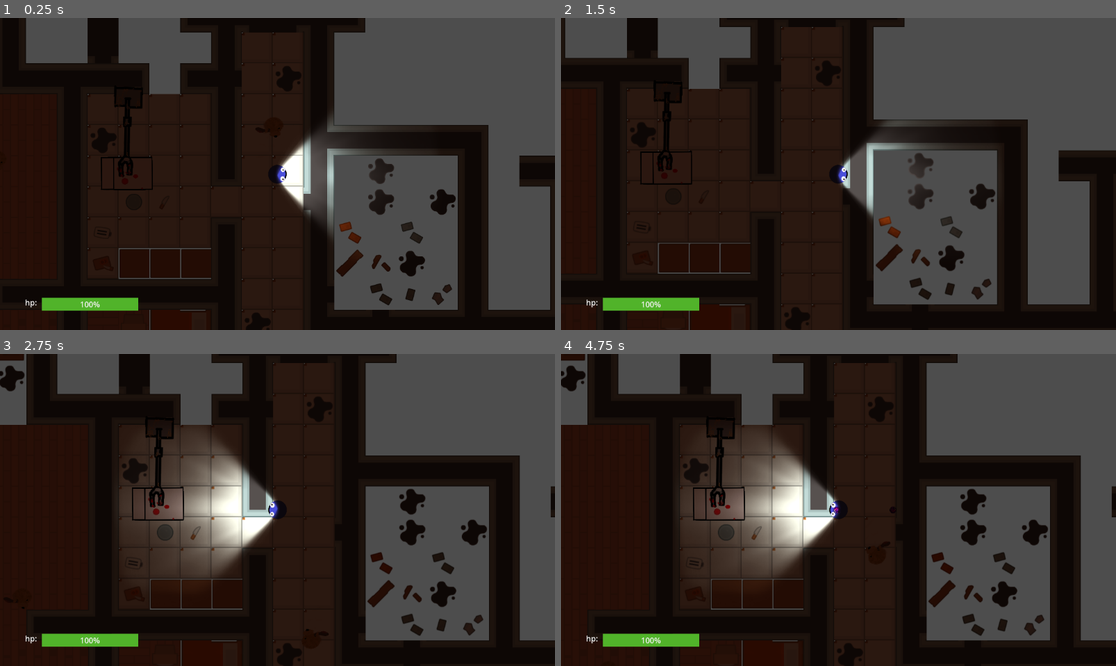
Above: before the commit, frames 1-4 (two rows, left to right).
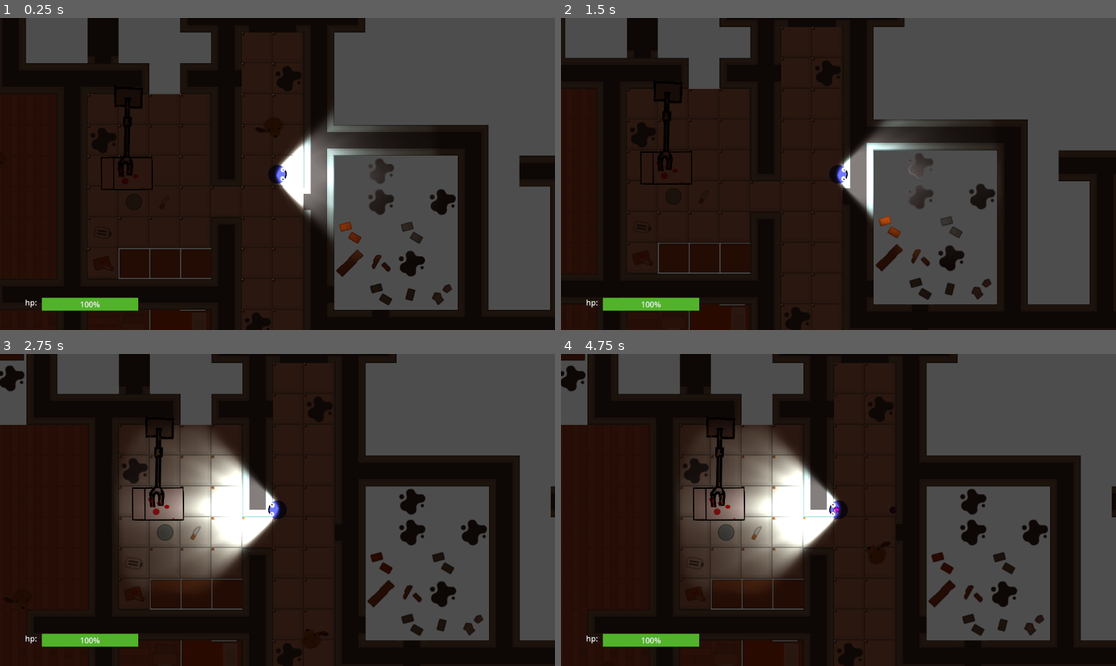
Above: after the commit, the same moments.

Repository: Tvorba-her-v-pohybu/cookie-monster
Game: Godot game, scene res://main.tscn
Two runs of this game, one before a commit and one after it. Both use one fixed random seed, a clock stepped at 60 frames per second and the inputs below.
Inputs:
- Up to frame 1 (0.25 s): no input
- Up to frame 2 (1.5 s): tap Enter at 0.5 s; hold X (attack) 0.53-1.28 s; hold Right (ui_right) from 0.53 s (still down); tap Space (jump) at 0.77 s; tap C (shoot) at 1.35 s
- Up to frame 3 (2.75 s): tap Space (jump) at 1.52, 2 s; release Right (ui_right) at 2.03 s; hold Left (ui_left) from 2.03 s (still down); hold X (attack) from 2.03 s (still down)
- Up to frame 4 (4.75 s): release Left (ui_left) at 2.78 s; release X (attack) at 2.78 s; hold Right (ui_right) 2.78-4.28 s; tap C (shoot) at 2.85, 4.35 s; tap Space (jump) at 3.02, 3.77, 4.52 s; tap Enter at 3.5 s; hold X (attack) 3.53-4.28 s; hold Left (ui_left) from 4.28 s (still down)

The runs differ from the first frame. In frame 1, 2.0% of the frame differs, in the area x 49-68%, y 32-70%; in frame 2, 1.5%; in frame 3, 4.9%, in the area x 26-51%, y 29-70%; in frame 4, 4.9%.

Commit message:
Update main.tscn

Diff:
--- a/godot_project/main.tscn
+++ b/godot_project/main.tscn
@@ -8026,8 +8026,9 @@
 position = Vector2(9, 107)
 
 [node name="PointLight2D" type="PointLight2D" parent="NavigationRegion2D/CharacterBody2D"]
-position = Vector2(178, -51)
+position = Vector2(176, -51)
 rotation = -1.56719
+energy = 1.61
 texture = ExtResource("4_630ot")
 
 [node name="Enemy" parent="NavigationRegion2D" node_paths=PackedStringArray("target") instance=ExtResource("4_ca23p")]
